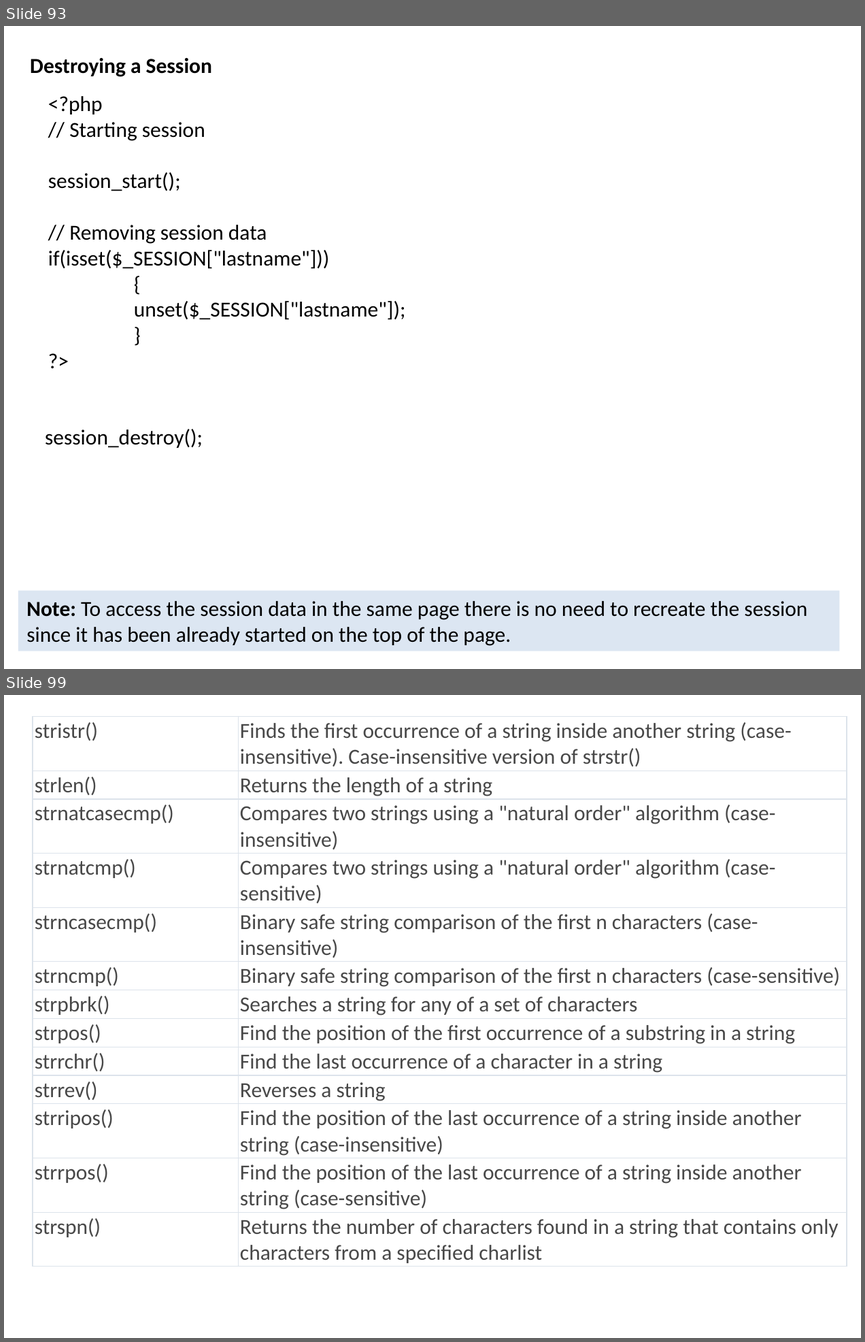
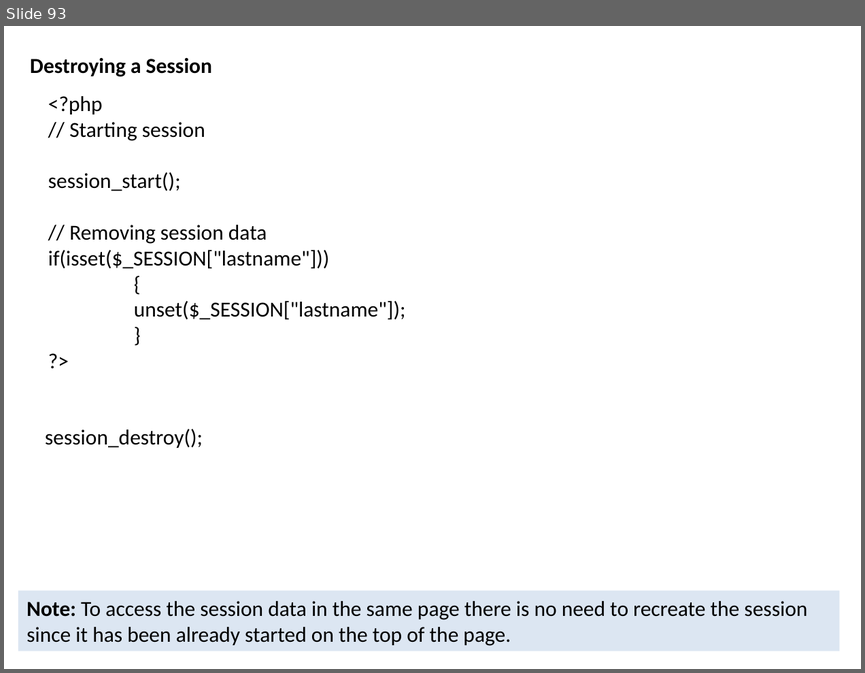
Before and after one commit to sanjay70sharma/PHP, a slide deck: PHP.pptx. Shown one above the other, each under a label of ours: slides 93 and 99 before the commit, slide 93 after it; the slides between them are not shown. The pictures are 865x1342 and 865x673 pixels, drawn with LibreOffice and Linux fonts; fonts in the diff are those of the drawing. Boxes give left, top, right and bottom in pixels: in the first picture for what was removed or moved away, otherwise in the second. Text is boxed around its words. In the diff, an @@ line names an element or a change of style, - is before the commit and + after.

```diff
--- a/PHP.pptx
+++ b/PHP.pptx
@@ slide 99 removed at [4,695,861,1338], background #FFFFFF @@
@@ table removed at [33,717,847,1266], 13 rows, 2 columns @@
-stristr() | Finds the first occurrence of a string inside another string (case-insensitive). Case-insensitive version of strstr()
-strlen() | Returns the length of a string
-strnatcasecmp() | Compares two strings using a "natural order" algorithm (case-insensitive)
-strnatcmp() | Compares two strings using a "natural order" algorithm (case-sensitive)
-strncasecmp() | Binary safe string comparison of the first n characters (case-insensitive)
-strncmp() | Binary safe string comparison of the first n characters (case-sensitive)
-strpbrk() | Searches a string for any of a set of characters
-strpos() | Find the position of the first occurrence of a substring in a string
-strrchr() | Find the last occurrence of a character in a string
-strrev() | Reverses a string
-strripos() | Find the position of the last occurrence of a string inside another string (case-insensitive)
-strrpos() | Find the position of the last occurrence of a string inside another string (case-sensitive)
-strspn() | Returns the number of characters found in a string that contains only characters from a specified charlist
```
Also in this commit, not shown: 16 slides added, 6 other slides removed.
